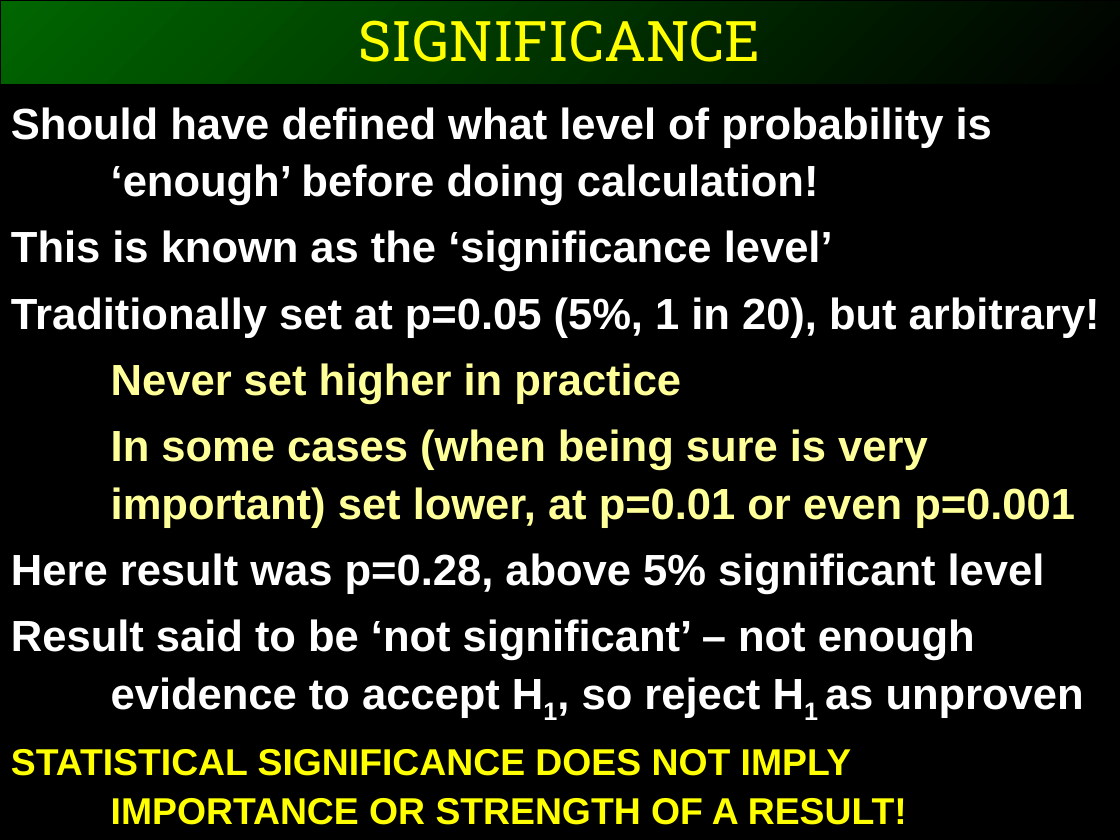
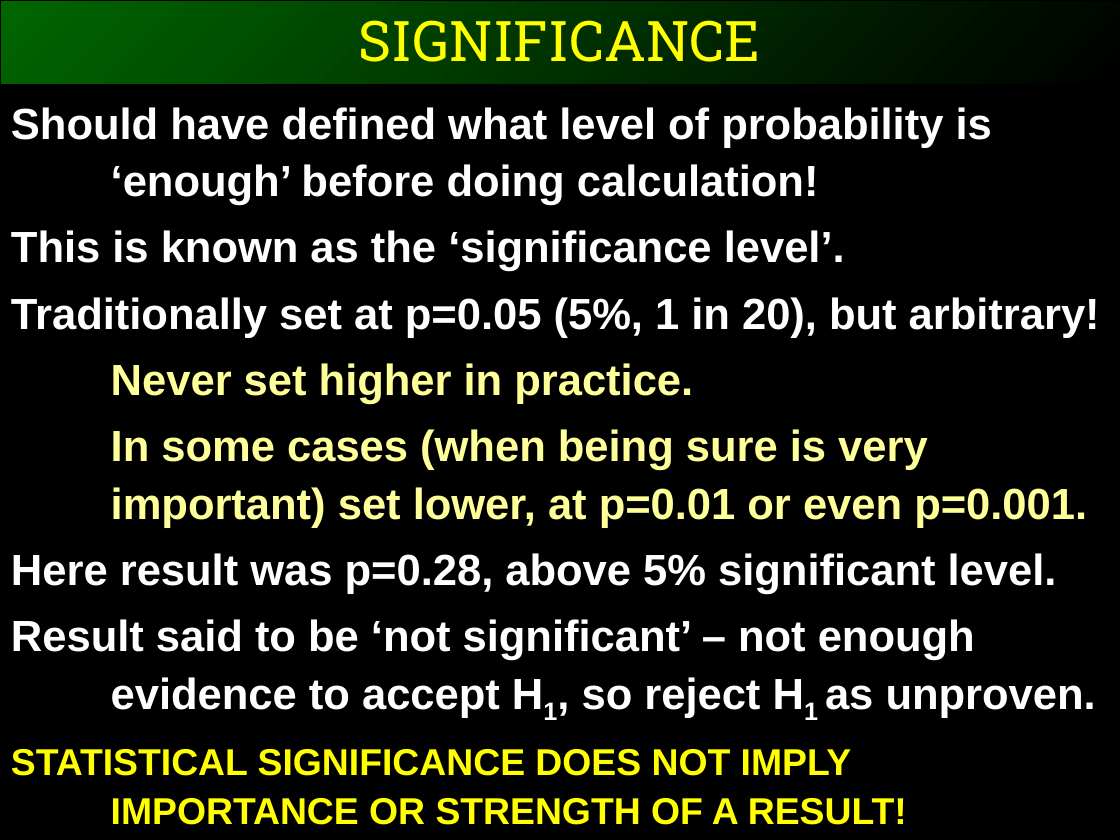
Before and after one commit to ggorman/Introduction-to-stats-for-geoscientists, a slide deck: slide 5 of slides/CSFG7.pptx. Drawn at 1120x840 pixels with LibreOffice and Linux fonts; fonts in the diff are those of the drawing. Boxes give left, top, right and bottom in pixels: in the first picture for what was removed or moved away, otherwise in the second. Text is boxed around its words. In the diff, an @@ line names an element or a change of style, - is before the commit and + after.

```diff
--- a/slides/CSFG7.pptx
+++ b/slides/CSFG7.pptx
@@ text at bbox=[11, 230, 845, 272]: text changed @@
-This is known as the ‘significance level’
+This is known as the ‘significance level’.
@@ text at bbox=[11, 363, 1096, 718]: text changed @@
-Never set higher in practice
-In some cases (when being sure is very important) set lower, at p=0.01 or even p=0.001
-Here result was p=0.28, above 5% significant level
-Result said to be ‘not significant’ – not enough evidence to accept H1, so reject H1 as unproven
+Never set higher in practice.
+In some cases (when being sure is very important) set lower, at p=0.01 or even p=0.001.
+Here result was p=0.28, above 5% significant level.
+Result said to be ‘not significant’ – not enough evidence to accept H1, so reject H1 as unproven.
```
Also in this commit, not shown: 9 other slides changed, 1 other file.
